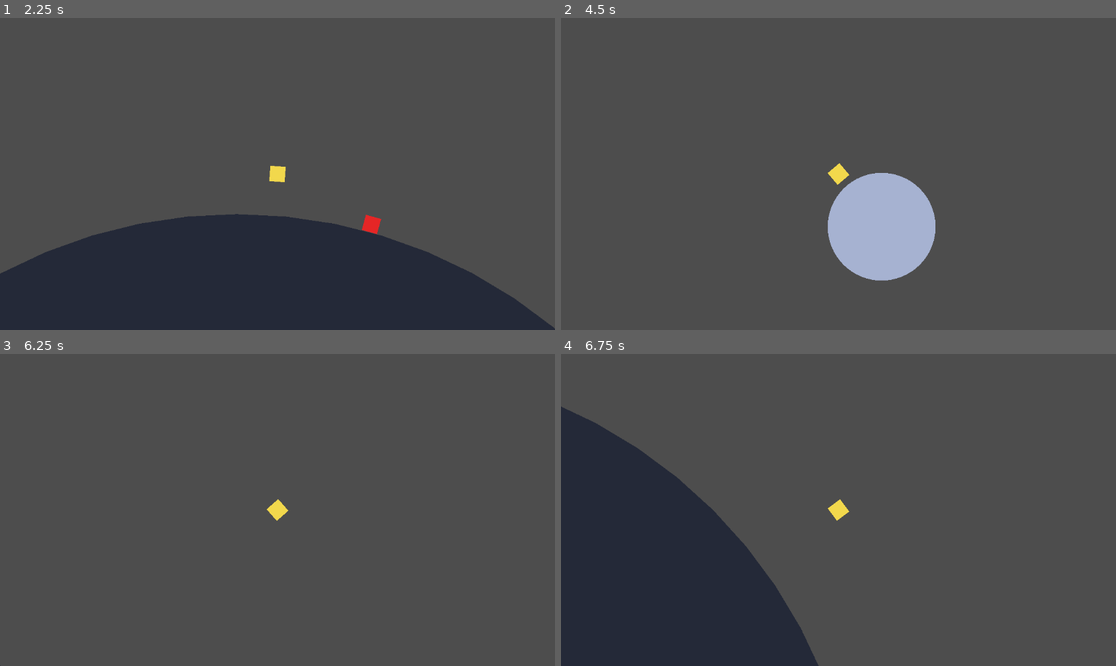
Above: before the commit, frames 1-4 (two rows, left to right).
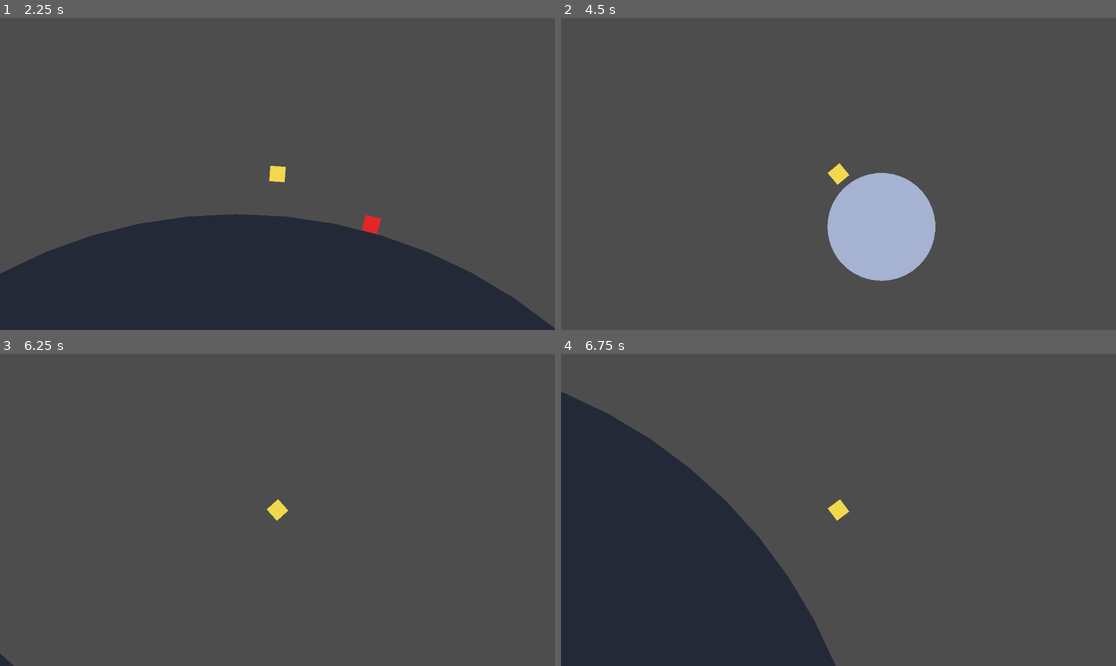
Above: after the commit, the same moments.

Repository: nikita-leonov/gravity
Game: Godot game, scene res://scenes/main.tscn
Two runs of this game, one before a commit and one after it. Both use one fixed random seed, a clock stepped at 60 frames per second and the inputs below.
Inputs:
- Up to frame 1 (2.25 s): tap Enter (ui_accept) at 0.5, 0.77, 1.52 s; hold Right (ui_right) 0.53-1.28 s; hold Left (ui_left) 1.28-2.03 s; hold Right (ui_right) from 2.03 s (still down)
- Up to frame 2 (4.5 s): tap Enter (ui_accept) at 3.02, 3.77 s; release Right (ui_right) at 3.53 s; hold Left (ui_left) from 3.53 s (still down)
- Up to frame 3 (6.25 s): tap Enter (ui_accept) at 4.52, 5.75, 6.02 s; release Left (ui_left) at 5.78 s; hold Right (ui_right) from 5.78 s (still down)
- Up to frame 4 (6.75 s): keep holding Right (ui_right)

Frame 1 is identical in both runs. In frame 2, less than 0.1% of the frame differs, in the area x 47-68%, y 46-85%; in frame 3, less than 0.1%; in frame 4, 3.4%, in the area x 0-50%, y 12-100%.

Commit message:
Fix player gravity lock on satellites

Diff:
--- a/scripts/player.gd
+++ b/scripts/player.gd
@@ -10,6 +10,7 @@
 @export var aligned_jump_boost: float = 1.6
 @export var jump_assist_duration: float = 0.45
 @export var jump_assist_bias: float = 220.0
+@export var surface_snap_distance: float = 6.0
 
 var planet_center: Vector2 = Vector2.ZERO
 var planet_radius: float = 0.0
@@ -77,6 +78,15 @@
 	last_gravity_id = current_gravity_id
 
 func _select_gravity_target() -> void:
+	if grounded and current_gravity_id != 0:
+		for body in gravity_bodies:
+			if not body.has("id") or not body.has("center") or not body.has("radius"):
+				continue
+			if body["id"] == current_gravity_id:
+				planet_center = body["center"]
+				planet_radius = body["radius"]
+				return
+
 	if gravity_lock_id != 0:
 		for body in gravity_bodies:
 			if not body.has("id") or not body.has("center") or not body.has("radius"):
@@ -163,12 +173,11 @@
 		return
 
 	var normal = offset / distance
+	var radial_velocity = velocity.dot(normal)
 	grounded = false
-	if distance < desired_radius:
+	if distance <= desired_radius + surface_snap_distance and radial_velocity <= 0.0:
 		global_position = planet_center + normal * desired_radius
-		var radial_velocity = velocity.dot(normal)
-		if radial_velocity < 0.0:
-			velocity -= normal * radial_velocity
+		velocity -= normal * radial_velocity
 		grounded = true
 		gravity_lock_id = current_gravity_id
 
